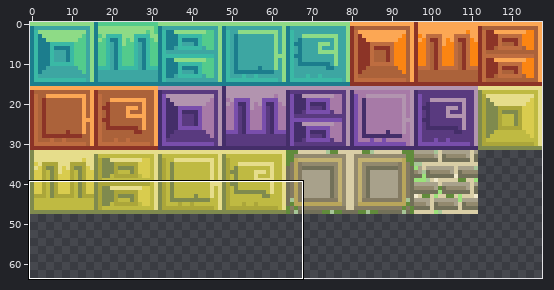
Two states of a sprite sheet, data/tiles.png. Above: a wide view before the commit, with the close-up outlined.
Close-up. Before the edit:
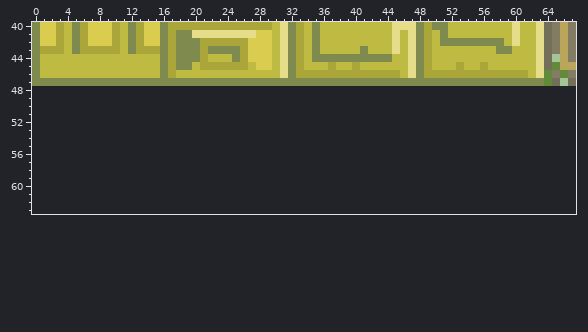
The file is 128x48 pixels. Shown: x 0..67, y 40..63. The old version is drawn lined up with the new one, on the new canvas. The commit also changed other parts of the picture, which this record leaves out.
Once edited:
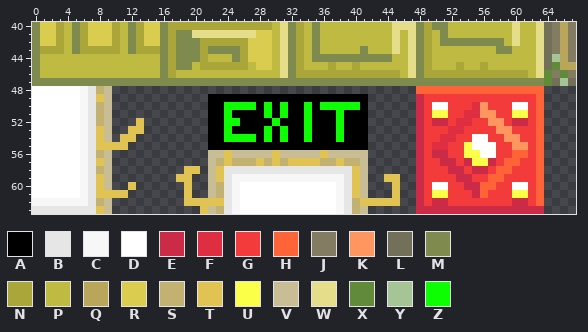
Palette (. is transparent): A #000000  B #e6e6e6  C #f7f7f7  D #ffffff  E #cb2b46  F #df2e41  G #f43b3c  H #ff6337  J #847b63  K #ff955f  L #727059  M #7f8a4e  N #aba63a  P #bfba42  Q #b9a65b  R #d9cc4e  S #c2b170  T #e0c352  U #fbff47  V #c8bd94  W #e6dd8b  X #618b3b  Y #a6c597  Z #0dfe02
Edits made:
canvas 128x48 -> 128x64
y 48: x 0..9 .......... -> DDDDDDCBSV; x 48..63 ................ -> HHHHHHHHHHHHHHHH
y 49: x 0..9 .......... -> DDDDDDCBTV; x 22..41 .................... -> AAAAAAAAAAAAAAAAAAAA; x 48..63 ................ -> EGGGGGGGGGGGGGGH
y 50: x 0..9 .......... -> DDDDDDCBSV; x 22..41 .................... -> AAZZZZAZAZAAZAZZZZZA; x 48..63 ................ -> EGDDGGGFKGGGDDGH
y 51: x 0..9 .......... -> DDDDDDCBSV; x 22..41 .................... -> AAZAAAAZAZAAZAAAZAAA; x 48..63 ................ -> EGUUGGFFKKGGUUGH
y 52: x 0..9 .......... -> DDDDDDCBSV; x 13 . -> T; x 22..41 .................... -> AAZZAAAAZAAAZAAAZAAA; x 48..63 ................ -> EGEEGFFGGKKGEEGH
y 53: x 0..9 .......... -> DDDDDDCBTV; x 12..13 .. -> TT; x 22..41 .................... -> AAZAAAAZAZAAZAAAZAAA; x 48..63 ................ -> EGGGFFGGGGKKGGGH
y 54: x 0..9 .......... -> DDDDDDCBTV; x 11..12 .. -> TT; x 22..41 .................... -> AAZZZZAZAZAAZAAAZAAA; x 48..63 ................ -> EGGFFGGDDGGKKGGH
y 55: x 0..11 ............ -> DDDDDDCBTTTT; x 22..41 .................... -> AAAAAAAAAAAAAAAAAAAA; x 48..63 ................ -> EGFFGGUDDDGGKKGH
y 56: x 0..9 .......... -> DDDDDDCBSV; x 22..41 .................... -> VVTVVVVVTVVVVVTVVVVV; x 48..63 ................ -> EGEEGGUUDDGGHHGH
y 57: x 0..9 .......... -> DDDDDDCBTV; x 22..41 .................... -> VSTSSSTSTSTTTTSSTSSV; x 48..63 ................ -> EGGEEGEUUEGHHGGH
y 58: x 0..9 .......... -> DDDDDDCBSV; x 19..20 .. -> TT; x 22..41 .................... -> VTBBBBBBBBBBBBBBBBTV; x 48..63 ................ -> EGGGEEGEEGHHGGGH
y 59: x 0..9 .......... -> DDDDDDCBTV; x 18..19 .. -> TT; x 22..41 .................... -> VTBCCCCCCCCCCCCCCBTV; x 44..45 .. -> TT; x 48..63 ................ -> EGGGGEEGGHHGGGGH
y 60: x 0..9 .......... -> DDDDDDCBTV; x 12 . -> T; x 19 . -> T; x 22..41 .................... -> VSBCDDDDDDDDDDDDCBTV; x 45 . -> T; x 48..63 ................ -> EGDDGGEEHHGGDDGH
y 61: x 0..11 ............ -> DDDDDDCBTTTT; x 19 . -> T; x 22..41 .................... -> VSBCDDDDDDDDDDDDCBTV; x 45 . -> T; x 48..63 ................ -> EGUUGGGEHGGGUUGH
y 62: x 0..9 .......... -> CCCCCCCBSV; x 19..45 ........................... -> TTTTTBCDDDDDDDDDDDDCBSTTTTT; x 48..63 ................ -> EGEEGGGGGGGGEEGH
y 63: x 0..9 .......... -> BBBBBBBBTV; x 21..41 ..................... -> TVSBCDDDDDDDDDDDDCBSV; x 48..63 ................ -> EEEEEEEEEEEEEEEE
Changed places in both close-ups, as pixel boxes (x1, y1, x2, y2):
added: (32, 86, 144, 214)
added: (176, 86, 544, 214)
